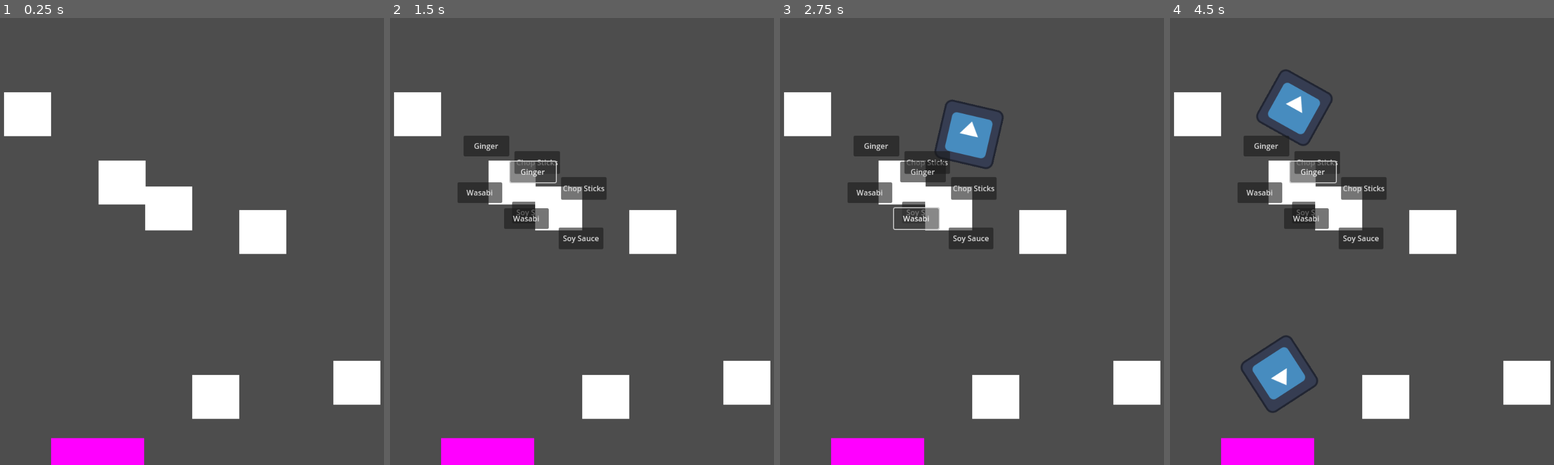
Above: before the commit, frames 1-4 (left to right).
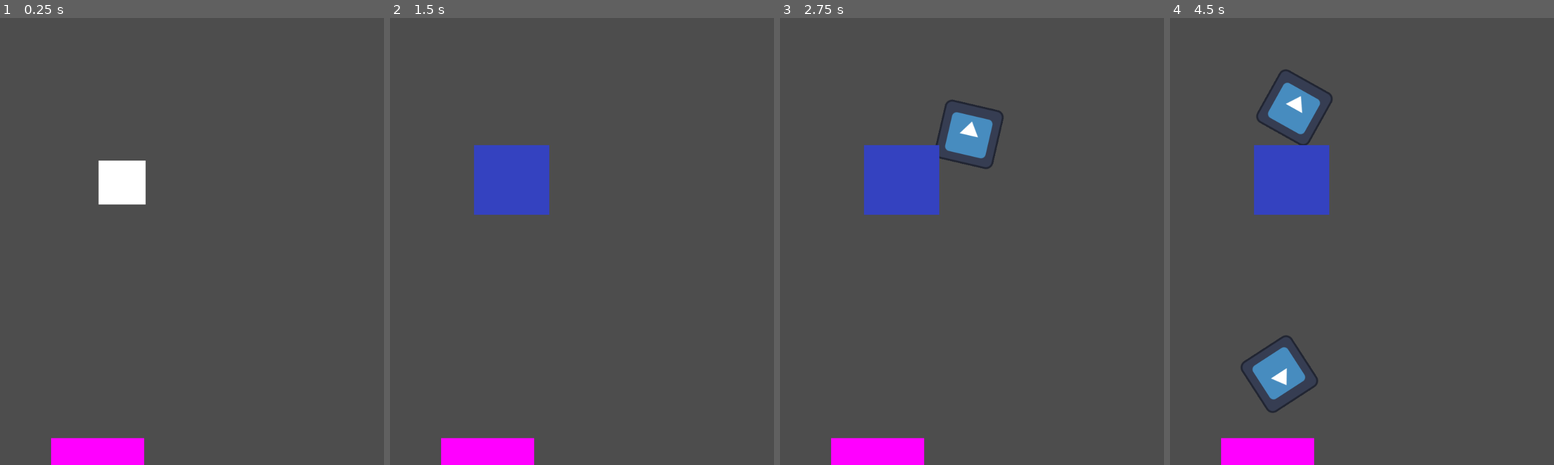
Above: after the commit, the same moments.

Repository: john9francis/sushi-attack
Game: Godot game, scene res://scripts/main.tscn
Same seed, same stepped clock (60 frames per second), same inputs: the game is played once before the commit and once after it. The engine's default icon, where the game draws it, is replaced by a stand-in: a white triangle on a blue panel in a dark square.
Inputs (mouse positions are in pixels of both pictures, inside the frame that each line leads up to):
- Up to frame 1 (0.25 s): no input
- Up to frame 2 (1.5 s): tap Enter at 0.5 s; move the mouse to (512, 178) at 0.52 s; press the mouse at (512, 178) at 0.53 s; release the mouse at (512, 178) at 1.25 s; click "Chop Sticks" at 1.25 s
- Up to frame 3 (2.75 s): click (925, 214) at 2 s, where only the run before the commit has a clickable "Soy Sauce"
- Up to frame 4 (4.5 s): click (1266, 147) at 2.75 s, where only the run before the commit has a clickable "Ginger"; click (1258, 192) at 3.5 s, where only the run before the commit has a clickable "Wasabi"; click (1315, 161) at 4.25 s, where only the run before the commit has a clickable "Chop Sticks"

The runs differ from the first frame. In frame 1, 6.1% of the frame differs, in the area x 1-100%, y 16-90%; in frame 2, 11%; in frame 3, 10%; in frame 4, 11%.

Commit message:
added a chopsticks tower to the towerPlatform

Diff:
--- /dev/null
+++ b/scripts/cs_tower.tscn
@@ -0,0 +1,16 @@
+[gd_scene load_steps=3 format=3 uid="uid://bul6um5k465t1"]
+
+[sub_resource type="CircleShape2D" id="CircleShape2D_ewmki"]
+radius = 113.159
+
+[sub_resource type="CanvasTexture" id="CanvasTexture_sle01"]
+
+[node name="cs_tower" type="Area2D"]
+
+[node name="CollisionShape2D" type="CollisionShape2D" parent="."]
+shape = SubResource("CircleShape2D_ewmki")
+
+[node name="Sprite2D" type="Sprite2D" parent="."]
+modulate = Color(0.203922, 0.258824, 0.752941, 1)
+scale = Vector2(160.75, 147.25)
+texture = SubResource("CanvasTexture_sle01")
--- a/scripts/level.gd
+++ b/scripts/level.gd
@@ -18,7 +18,7 @@
 	$EnemySpawnTimer.start()
 	print("Started")
 
-	set_up_towers()
+	#set_up_towers()
 
 
 # Called every frame. 'delta' is the elapsed time since the previous frame.
--- a/scripts/towerPlatform.gd
+++ b/scripts/towerPlatform.gd
@@ -32,5 +32,12 @@
 func _on_ss_button_pressed():
 	# Get rid of the tower gui
 	$TowerGUI.queue_free()
-	var ss_tower = SSTower.instantiate()
-	add_child(ss_tower)
+	var ssTower = SSTower.instantiate()
+	add_child(ssTower)
+
+
+
+func _on_cs_button_pressed():
+	$TowerGUI.queue_free()
+	var csTower = CSTower.instantiate()
+	add_child(csTower)
--- a/scripts/towerPlatform.tscn
+++ b/scripts/towerPlatform.tscn
@@ -1,6 +1,7 @@
-[gd_scene load_steps=5 format=3 uid="uid://c8tq0ppoe2tb0"]
+[gd_scene load_steps=6 format=3 uid="uid://c8tq0ppoe2tb0"]
 
 [ext_resource type="Script" path="res://scripts/towerPlatform.gd" id="1_2l6tq"]
+[ext_resource type="PackedScene" uid="uid://bul6um5k465t1" path="res://scripts/cs_tower.tscn" id="2_vk3ja"]
 [ext_resource type="PackedScene" uid="uid://djnu4nstia70d" path="res://scripts/ss_tower.tscn" id="2_yr7cu"]
 
 [sub_resource type="CircleShape2D" id="CircleShape2D_4g0tv"]
@@ -10,6 +11,7 @@
 
 [node name="towerPlatform" type="Area2D"]
 script = ExtResource("1_2l6tq")
+CSTower = ExtResource("2_vk3ja")
 SSTower = ExtResource("2_yr7cu")
 
 [node name="CollisionShape2D" type="CollisionShape2D" parent="."]
@@ -62,4 +64,5 @@
 
 [connection signal="mouse_entered" from="." to="." method="_on_mouse_entered"]
 [connection signal="mouse_exited" from="." to="." method="_on_mouse_exited"]
+[connection signal="pressed" from="TowerGUI/CSButton" to="." method="_on_cs_button_pressed"]
 [connection signal="pressed" from="TowerGUI/SSButton" to="." method="_on_ss_button_pressed"]
